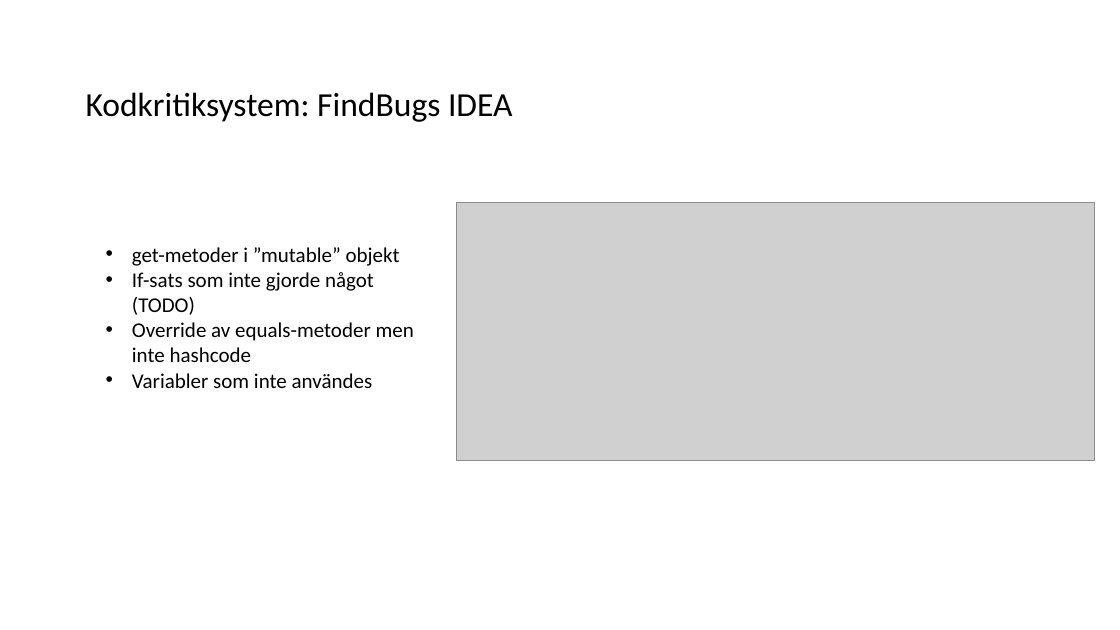
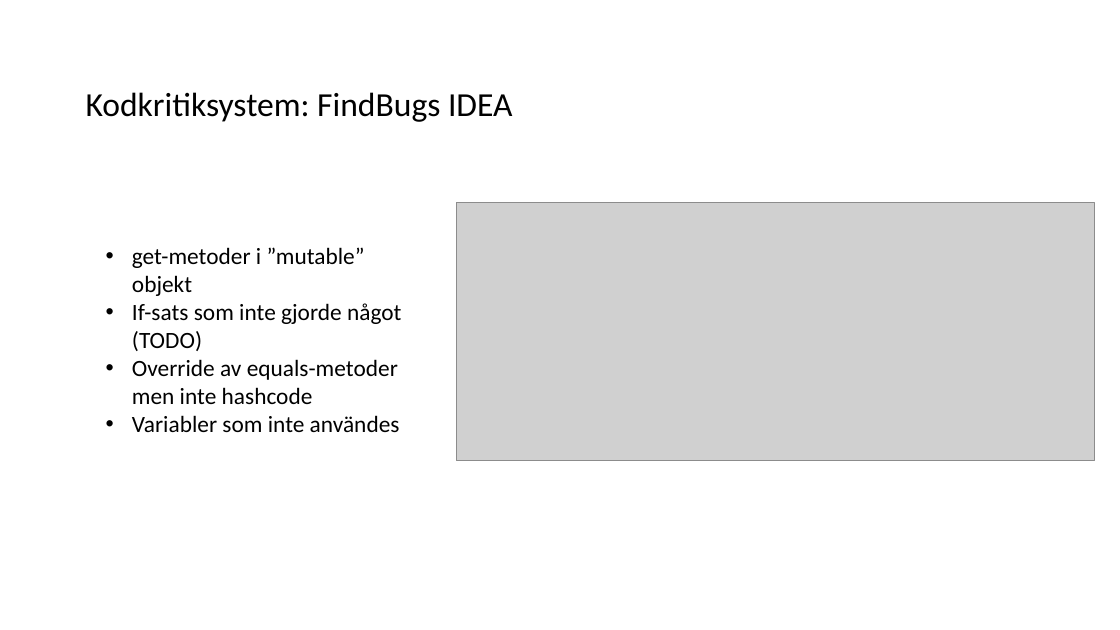
Before and after one commit to hampusidstam/InteGame, a slide deck: slide 29 of docs/Slutredovisning_grp5_v9.pptx. Drawn at 1120x630 pixels with LibreOffice and Linux fonts; fonts in the diff are those of the drawing; grey boxes stand for pictures. Boxes give left, top, right and bottom in pixels: in the first picture for what was removed or moved away, otherwise in the second. Text is boxed around its words. In the diff, an @@ line names an element or a change of style, - is before the commit and + after.

```diff
--- a/docs/Slutredovisning_grp5_v9.pptx
+++ b/docs/Slutredovisning_grp5_v9.pptx
@@ text "get-metoder i ”mutable” objekt" at (132, 247, 401, 432): size 18 to 20 pt @@
```
Also in this commit, not shown: 8 other slides changed.
